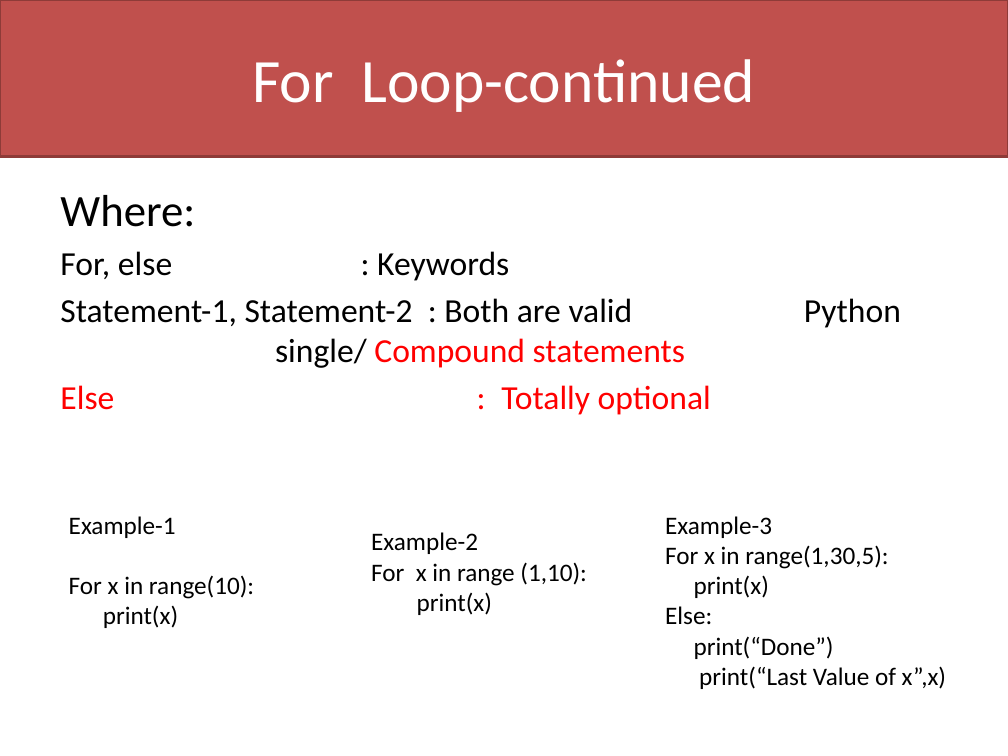
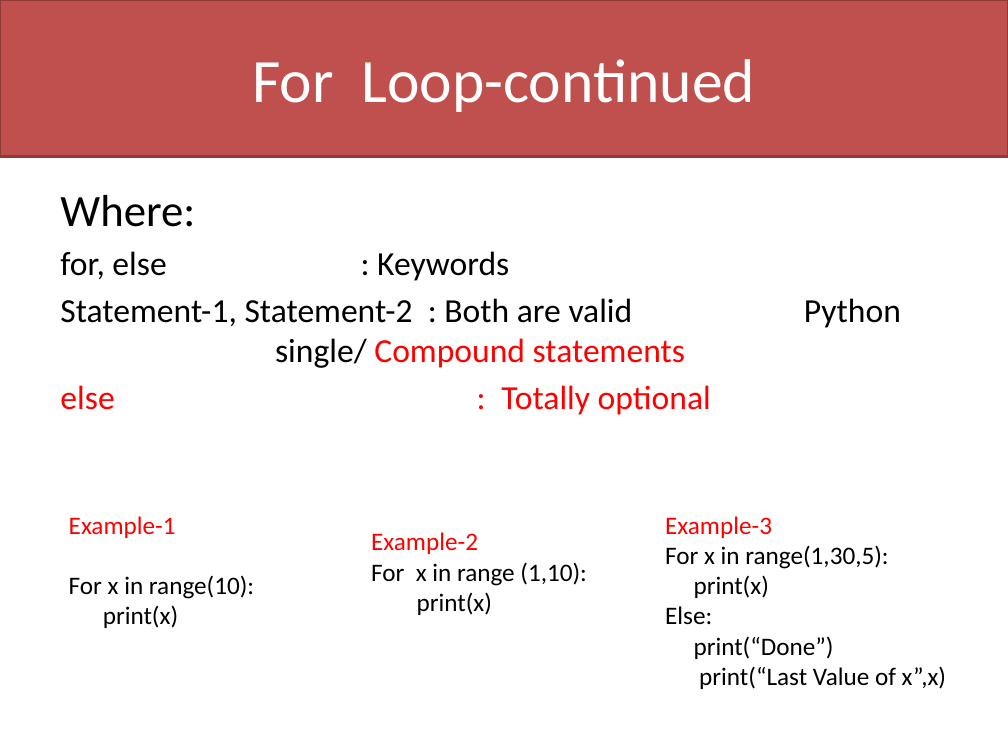
Before and after one commit to davcpscn/XI, a slide deck: slide 7 of Presentations/Looping.pptx. Drawn at 1008x756 pixels with LibreOffice and Linux fonts; fonts in the diff are those of the drawing. Boxes give left, top, right and bottom in pixels: in the first picture for what was removed or moved away, otherwise in the second. Text is boxed around its words. In the diff, an @@ line names an element or a change of style, - is before the commit and + after.

```diff
--- a/Presentations/Looping.pptx
+++ b/Presentations/Looping.pptx
@@ text at box(60, 251, 509, 281): text changed @@
-For, else : Keywords
+for, else : Keywords
@@ text at box(60, 385, 711, 415): text changed @@
-Else : Totally optional
+else : Totally optional
@@ text at box(69, 516, 176, 538): text colour #000000 to #FF0000 in "Example-1" @@
@@ text at box(371, 532, 478, 554): text colour #000000 to #FF0000 in "Example-2" @@
@@ text at box(665, 516, 772, 538): text colour #000000 to #FF0000 in "Example-3" @@
```
Also in this commit, not shown: 6 other slides changed, 3 other files.
